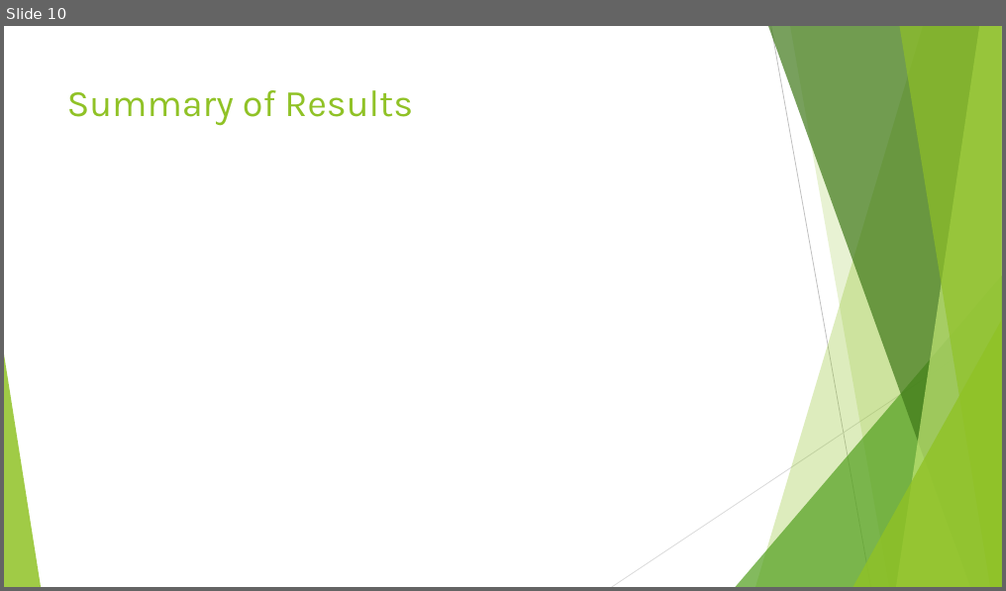
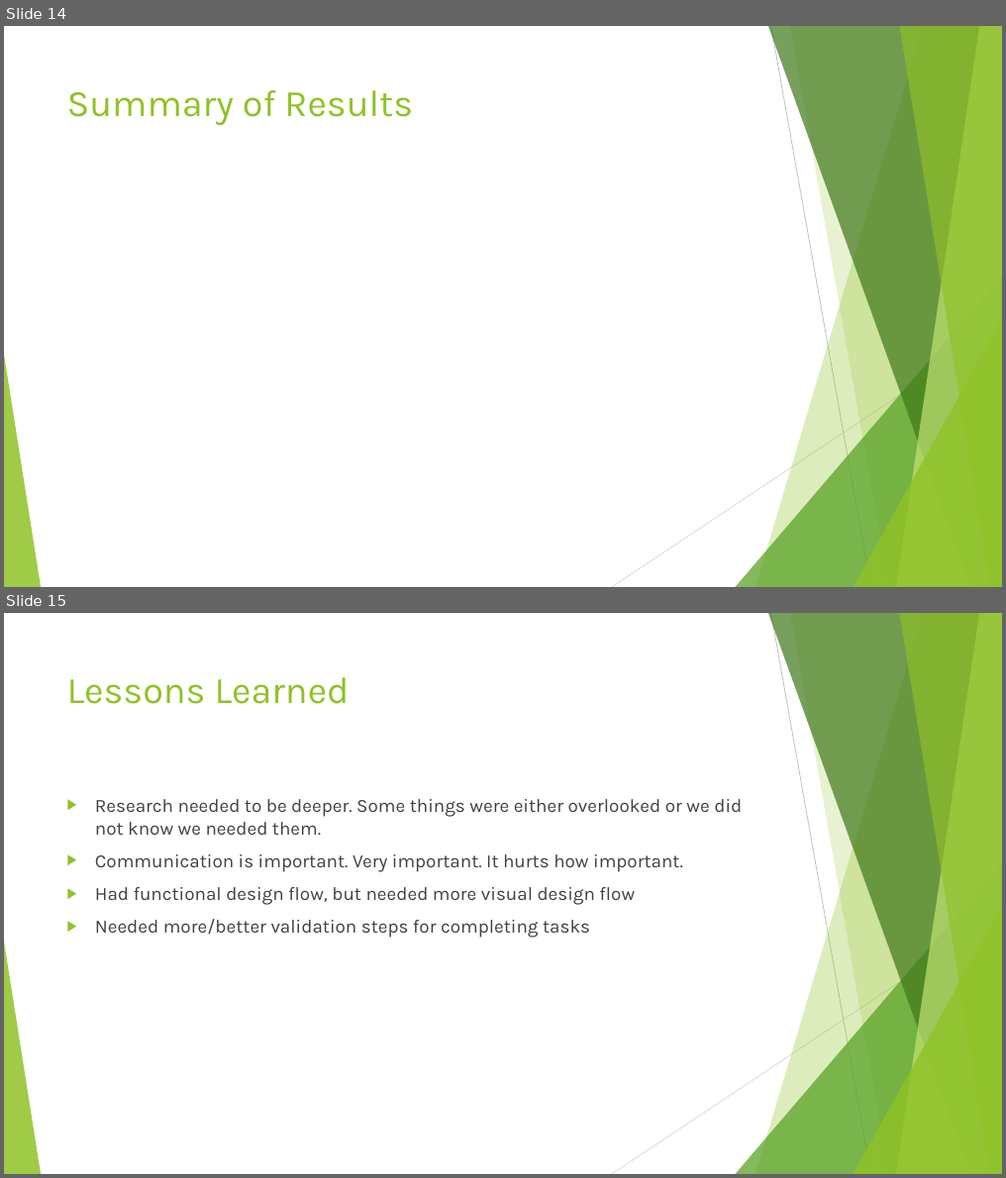
Before and after one commit to dontaylor6000/Group27_Tracker, a slide deck: Documentation/Group27FinalPresentation.pptx. Shown one above the other, each under a label of ours: slide 10 before the commit, slides 14 and 15 after it. The pictures are 1006x591 and 1006x1178 pixels, drawn with LibreOffice and Linux fonts; fonts in the diff are those of the drawing. Boxes give left, top, right and bottom in pixels: in the first picture for what was removed or moved away, otherwise in the second. Text is boxed around its words. In the diff, an @@ line names an element or a change of style, - is before the commit and + after.

```diff
--- a/Documentation/Group27FinalPresentation.pptx
+++ b/Documentation/Group27FinalPresentation.pptx
@@ slide 15 added at (x1=4, y1=613, x2=1002, y2=1174), background #FFFFFF; not listed: 10 template elements that a slide beside it also shows @@
@@ title added at (x1=67, y1=677, x2=350, y2=704), 36 pt, text #90C226 @@
+Lessons Learned
@@ text added at (x1=95, y1=799, x2=742, y2=938), 18 pt, text #404040 @@
+▶ Research needed to be deeper. Some things were either overlooked or we did not know we needed them.
+▶ Communication is important. Very important. It hurts how important.
+▶ Had functional design flow, but needed more visual design flow
+▶ Needed more/better validation steps for completing tasks
@@ what was slide 10 is now slide 14 @@
```
Also in this commit, not shown: 5 slides changed, 7 other slides added, 2 slides removed, 1 other file.
